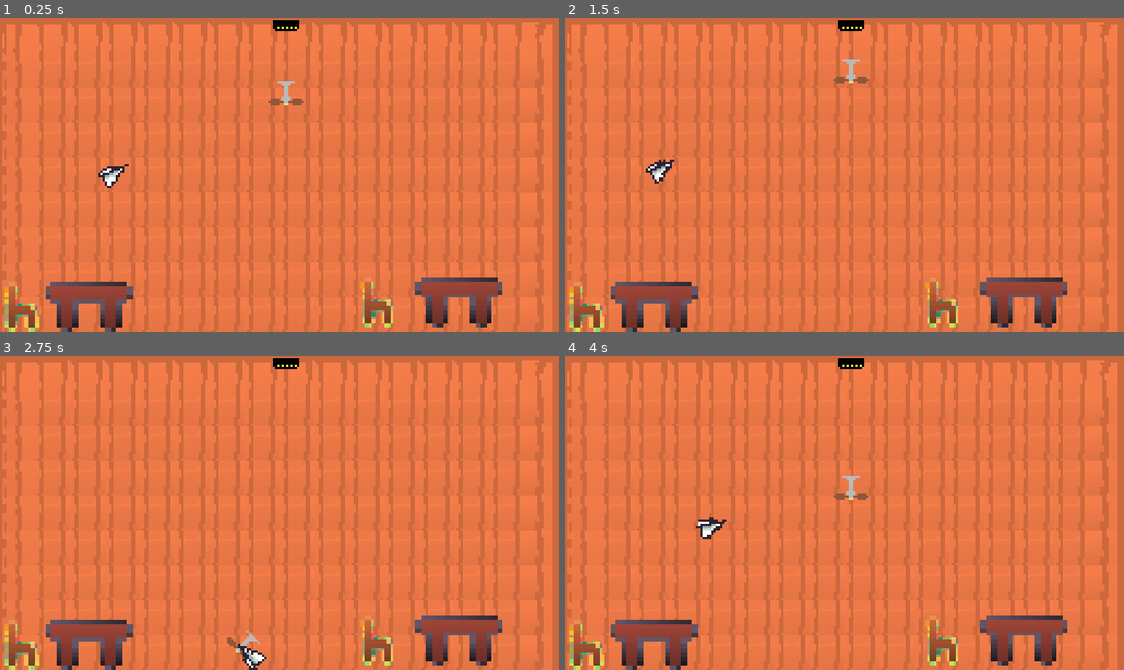
Above: before the commit, frames 1-4 (two rows, left to right).
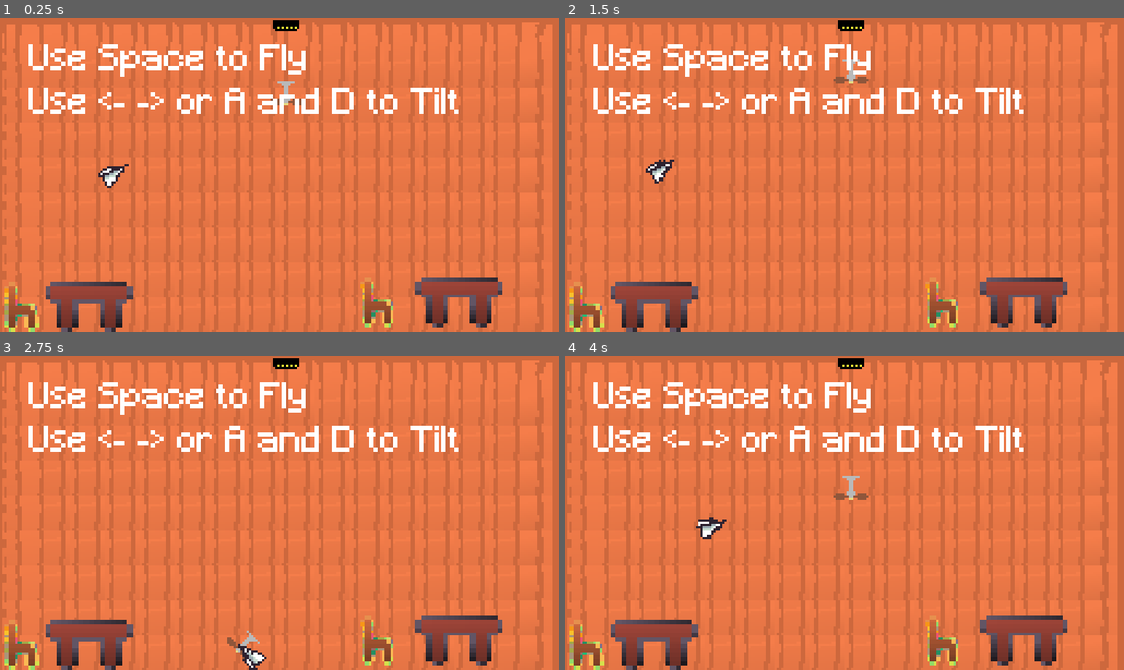
Above: after the commit, the same moments.

Repository: jreje/fan
Game: Godot game, scene res://Main.tscn
The game is run twice, just before and just after one commit, with the same random seed, the same clock (stepped at 60 frames per second) and the same inputs.
Inputs:
- Up to frame 1 (0.25 s): no input
- Up to frame 2 (1.5 s): hold D (tilt_right) 0.53-1.25 s; hold Space (fly) 0.53-1.25 s; click "Restart" at 1.25 s
- Up to frame 3 (2.75 s): hold A (tilt_left) from 2.03 s (still down); tap Space (fly) at 2.1 s
- Up to frame 4 (4 s): release A (tilt_left) at 2.78 s; hold D (tilt_right) 2.78-3.5 s; hold Space (fly) 2.78-3.5 s; click "Restart" at 3.5 s

The runs differ from the first frame. In frame 1, 3.4% of the frame differs, in the area x 5-83%, y 8-31%; in frame 2, 3.4%; in frame 3, 3.4%; in frame 4, 3.4%.

Commit message:
add UI controls

Diff:
--- a/Main.tscn
+++ b/Main.tscn
@@ -1,16 +1,18 @@
 [gd_scene format=4 uid="uid://bo5nupchaddcm"]
 
-[ext_resource type="Script" uid="uid://my1sog52gr8i" path="res://main.gd" id="1_h2yge"]
-[ext_resource type="Texture2D" uid="uid://bjmsg1pu7wmfj" path="res://level/Testing_Tilesheet.png" id="2_1bvp3"]
-[ext_resource type="Texture2D" uid="uid://cys5yc2jcp3vh" path="res://level/tilese2t.png" id="3_cm0pq"]
-[ext_resource type="PackedScene" uid="uid://jgl2wju3umxg" path="res://player/player.tscn" id="3_lquwl"]
-[ext_resource type="PackedScene" uid="uid://yqglxjmwx3jg" path="res://level/destination_block/destination_block.tscn" id="4_fos0i"]
-[ext_resource type="PackedScene" uid="uid://yx0qca3h6vq0" path="res://level/obstacles/chair/chairscn.tscn" id="6_3dxm6"]
-[ext_resource type="PackedScene" uid="uid://woocu64r6rey" path="res://level/obstacles/table/table.tscn" id="7_lgr22"]
-[ext_resource type="PackedScene" uid="uid://cwvdl6pb413k8" path="res://plane.tscn" id="8_trn2v"]
+[ext_resource type="Script" uid="uid://my1sog52gr8i" path="res://main.gd" id="1_4c57u"]
+[ext_resource type="Texture2D" uid="uid://bjmsg1pu7wmfj" path="res://level/Testing_Tilesheet.png" id="2_efxa6"]
+[ext_resource type="Texture2D" uid="uid://cys5yc2jcp3vh" path="res://level/tilese2t.png" id="3_dg77c"]
+[ext_resource type="PackedScene" uid="uid://yqglxjmwx3jg" path="res://level/destination_block/destination_block.tscn" id="4_ycdy4"]
+[ext_resource type="PackedScene" uid="uid://jgl2wju3umxg" path="res://player/player.tscn" id="5_w48qg"]
+[ext_resource type="PackedScene" uid="uid://yx0qca3h6vq0" path="res://level/obstacles/chair/chairscn.tscn" id="6_vivmo"]
+[ext_resource type="PackedScene" uid="uid://woocu64r6rey" path="res://level/obstacles/table/table.tscn" id="7_2cqfq"]
+[ext_resource type="PackedScene" uid="uid://cwvdl6pb413k8" path="res://plane.tscn" id="8_yaehf"]
+[ext_resource type="PackedScene" uid="uid://bfhqr67p734h7" path="res://ui/controls_directions_message.tscn" id="9_074og"]
+[ext_resource type="Script" uid="uid://dye2j1eg478y3" path="res://ui/controls_directions_message.gd" id="10_cegan"]
 
 [sub_resource type="TileSetAtlasSource" id="TileSetAtlasSource_h2yge"]
-texture = ExtResource("2_1bvp3")
+texture = ExtResource("2_efxa6")
 0:0/0 = 0
 1:0/0 = 0
 2:0/0 = 0
@@ -54,8 +56,8 @@
 [sub_resource type="RectangleShape2D" id="RectangleShape2D_jrdhs"]
 size = Vector2(20, 144)
 
-[node name="Main2" type="Node" unique_id=757662205]
-script = ExtResource("1_h2yge")
+[node name="Main" type="Node" unique_id=757662205]
+script = ExtResource("1_4c57u")
 
 [node name="TileMapLayer" type="TileMapLayer" parent="." unique_id=303623119]
 tile_map_data = PackedByteArray("AAAAAAAAAQAAAAAAAAAPAAAAAQACAAAAAAABAAAAAQABAAAAAAACAAAAAQABAAAAAAADAAAAAQABAAAAAAAEAA …(2992 unchanged characters)…
@@ -80,23 +82,34 @@
 position = Vector2(266, 72)
 shape = SubResource("RectangleShape2D_jrdhs")
 
-[node name="Destination_Block" parent="." unique_id=580048239 instance=ExtResource("4_fos0i")]
+[node name="Destination_Block" parent="." unique_id=580048239 instance=ExtResource("4_ycdy4")]
+visibility_layer = 4
 position = Vector2(131, 9)
 
-[node name="Player" parent="." unique_id=1895383633 instance=ExtResource("3_lquwl")]
+[node name="Player" parent="." unique_id=1895383633 instance=ExtResource("5_w48qg")]
+visibility_layer = 4
 position = Vector2(131, 17)
 
-[node name="chairscn" parent="." unique_id=1836747146 instance=ExtResource("6_3dxm6")]
+[node name="chairscn" parent="." unique_id=1836747146 instance=ExtResource("6_vivmo")]
+visibility_layer = 4
 position = Vector2(5, 124)
 
-[node name="table" parent="." unique_id=1952275475 instance=ExtResource("7_lgr22")]
+[node name="table" parent="." unique_id=1952275475 instance=ExtResource("7_2cqfq")]
+visibility_layer = 4
 position = Vector2(6, 121)
 
-[node name="table2" parent="." unique_id=895405684 instance=ExtResource("7_lgr22")]
+[node name="table2" parent="." unique_id=895405684 instance=ExtResource("7_2cqfq")]
+visibility_layer = 4
 position = Vector2(175, 119)
 
-[node name="chairscn2" parent="." unique_id=1170459740 instance=ExtResource("6_3dxm6")]
+[node name="chairscn2" parent="." unique_id=1170459740 instance=ExtResource("6_vivmo")]
+visibility_layer = 4
 position = Vector2(168, 122)
 
-[node name="plane" parent="." unique_id=1971907020 instance=ExtResource("8_trn2v")]
+[node name="plane" parent="." unique_id=1971907020 instance=ExtResource("8_yaehf")]
+visibility_layer = 4
 position = Vector2(27, 66)
+
+[node name="controls_directions_message" parent="." unique_id=1071352987 instance=ExtResource("9_074og")]
+layer = 0
+script = ExtResource("10_cegan")
--- /dev/null
+++ b/ui/controls_directions_message.gd
@@ -0,0 +1,11 @@
+extends CanvasLayer
+
+
+# Called when the node enters the scene tree for the first time.
+func _ready() -> void:
+	get_tree().create_timer(2.4).timeout.connect(queue_free)
+
+
+# Called every frame. 'delta' is the elapsed time since the previous frame.
+func _process(delta: float) -> void:
+	pass
--- /dev/null
+++ b/ui/controls_directions_message.tscn
@@ -0,0 +1,27 @@
+[gd_scene format=3 uid="uid://bfhqr67p734h7"]
+
+[ext_resource type="FontFile" uid="uid://drhonqegn5e06" path="res://assets/minecraft/Minecraft.ttf" id="1_6py1q"]
+
+[node name="controls_directions_message" type="CanvasLayer" unique_id=1071352987]
+
+[node name="MarginContainer" type="MarginContainer" parent="." unique_id=1582705280]
+offset_right = 319.0
+offset_bottom = 81.0
+theme_override_constants/margin_left = 12
+theme_override_constants/margin_top = 12
+theme_override_constants/margin_right = 12
+theme_override_constants/margin_bottom = 12
+
+[node name="VBoxContainer" type="VBoxContainer" parent="MarginContainer" unique_id=1063968432]
+texture_filter = 1
+layout_mode = 2
+
+[node name="Fly_Directions" type="Label" parent="MarginContainer/VBoxContainer" unique_id=1910255583]
+layout_mode = 2
+theme_override_fonts/font = ExtResource("1_6py1q")
+text = "Use Space to Fly"
+
+[node name="Tilt_Directions" type="Label" parent="MarginContainer/VBoxContainer" unique_id=1329346104]
+layout_mode = 2
+theme_override_fonts/font = ExtResource("1_6py1q")
+text = "Use <- -> or A and D to Tilt"
--- a/ui/game_over_screen.tscn
+++ b/ui/game_over_screen.tscn
@@ -1,7 +1,7 @@
 [gd_scene format=3 uid="uid://dwgx3j6xqb2vd"]
 
 [ext_resource type="Script" uid="uid://cnynhcrd6wcgq" path="res://ui/game_over_screen.gd" id="1_w3hxg"]
-[ext_resource type="FontFile" uid="uid://drhonqegn5e06" path="res://minecraft/Minecraft.ttf" id="2_l4tlu"]
+[ext_resource type="FontFile" uid="uid://drhonqegn5e06" path="res://assets/minecraft/Minecraft.ttf" id="2_l4tlu"]
 
 [sub_resource type="StyleBoxFlat" id="StyleBoxFlat_ob1uy"]
 bg_color = Color(0.38431373, 0.16470589, 0.05882353, 1)
--- a/ui/win_screen.tscn
+++ b/ui/win_screen.tscn
@@ -1,7 +1,7 @@
 [gd_scene format=3 uid="uid://c26ak3qbouvfd"]
 
 [ext_resource type="Script" uid="uid://cnynhcrd6wcgq" path="res://ui/game_over_screen.gd" id="1_wmwda"]
-[ext_resource type="FontFile" uid="uid://drhonqegn5e06" path="res://minecraft/Minecraft.ttf" id="2_l5t5q"]
+[ext_resource type="FontFile" uid="uid://drhonqegn5e06" path="res://assets/minecraft/Minecraft.ttf" id="2_l5t5q"]
 
 [sub_resource type="StyleBoxFlat" id="StyleBoxFlat_ob1uy"]
 bg_color = Color(0.38431373, 0.16470589, 0.05882353, 1)
Not shown: 1 places in Main.tscn that only renumber resources
Not shown, added: ui/controls_directions_message.gd.uid
